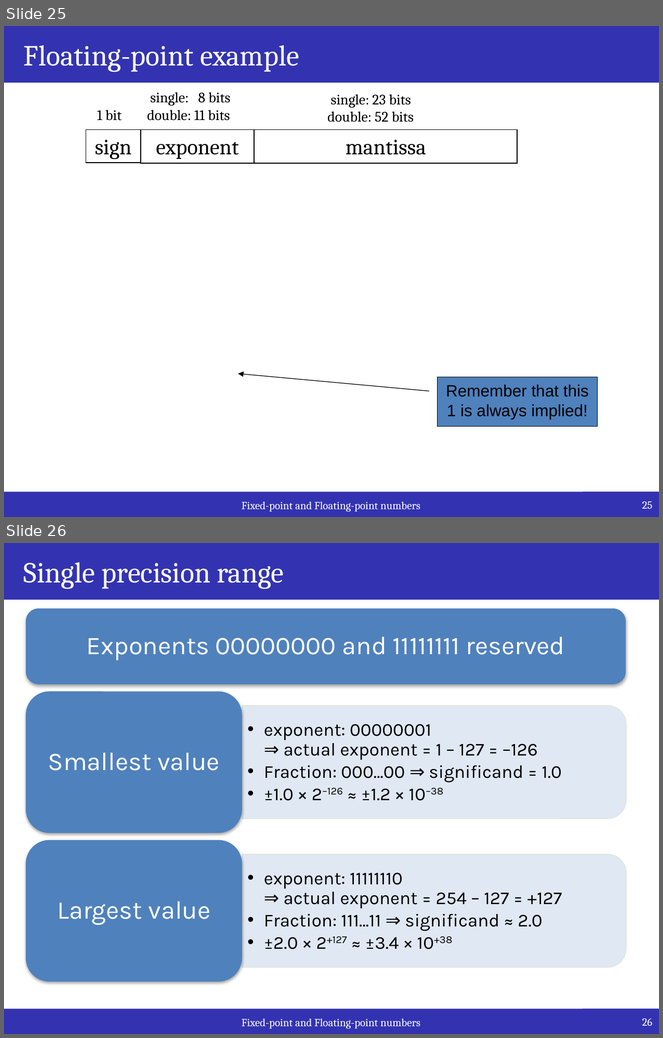
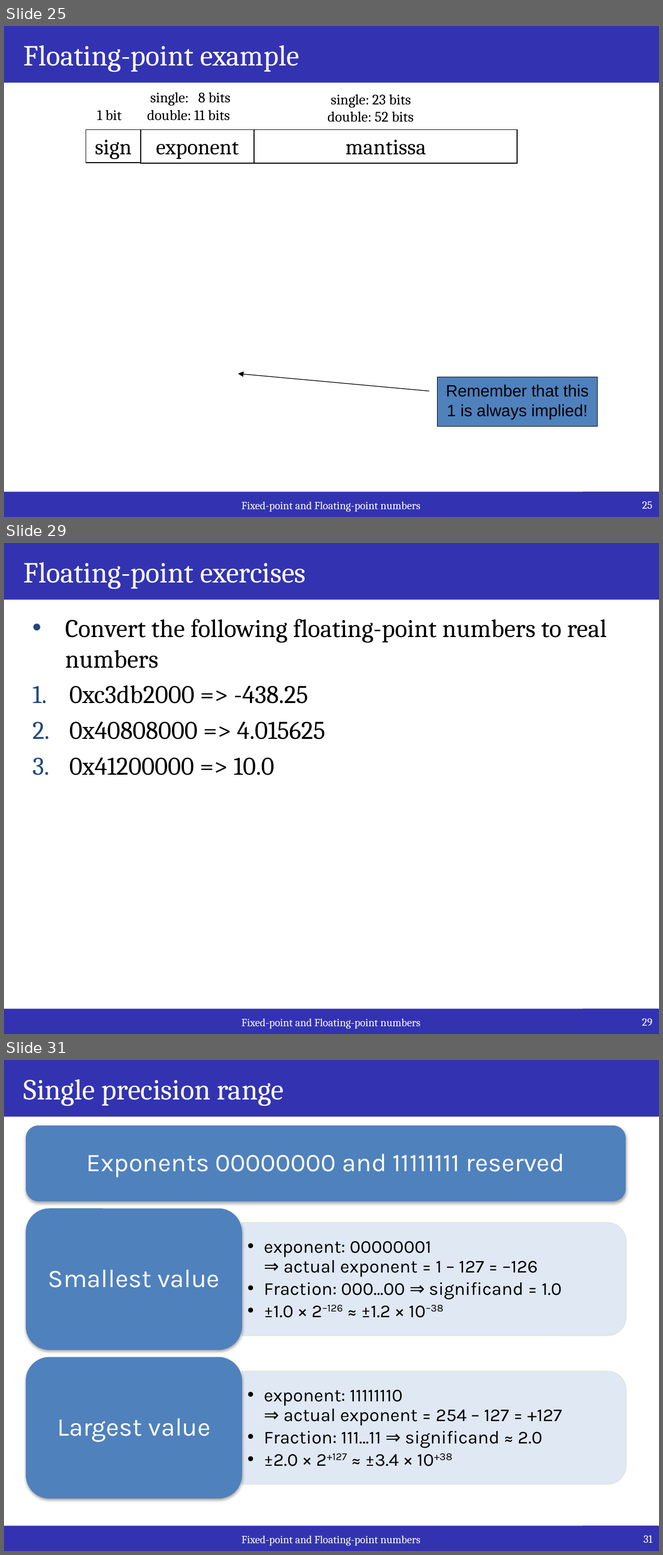
Before and after one commit to iperezan-itesm/05-TC2009B-Aug2021, a slide deck: lectures/weekly_slides/M1.1_FixedPoint_FloatingPoint/M1.1_FixedPoint_FloatinPoint.pptx. Shown one above the other, each under a label of ours: slides 25 and 26 before the commit, slides 25, 29 and 31 after it; the slides between them are not shown. The pictures are 663x1038 and 663x1555 pixels, drawn with LibreOffice and Linux fonts; fonts in the diff are those of the drawing; grey boxes stand for pictures. Boxes give left, top, right and bottom in pixels: in the first picture for what was removed or moved away, otherwise in the second. Text is boxed around its words. In the diff, an @@ line names an element or a change of style, - is before the commit and + after.

```diff
--- a/lectures/weekly_slides/M1.1_FixedPoint_FloatingPoint/M1.1_FixedPoint_FloatinPoint.pptx
+++ b/lectures/weekly_slides/M1.1_FixedPoint_FloatingPoint/M1.1_FixedPoint_FloatinPoint.pptx
@@ slide 29 added at [4,543,659,1034], background #FFFFFF; not listed: 1 template element that a slide beside it also shows @@
@@ title added at [4,543,659,600], fill #3333B2, 32 pt, text #FFFFFF @@
+Floating-point exercises
@@ text added at [65,619,607,775], 28 pt, text #000000 @@
+• Convert the following floating-point numbers to real numbers
+1. 0xc3db2000 => -438.25
+2. 0x40808000 => 4.015625
+3. 0x41200000 => 10.0
@@ page number added at [583,1009,659,1034], fill #3333B2, 12 pt, text #FFFFFF @@
+29
@@ what was slide 26 is now slide 31 @@
@@ page number at [644,1536,652,1543]: text changed @@
-26
+31
```
Also in this commit, not shown: 1 slide changed, 4 other slides added, 1 slide removed, 16 other files.
